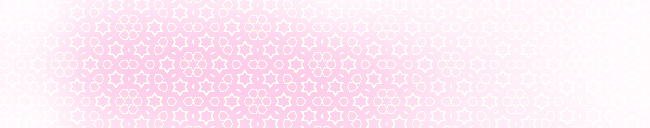
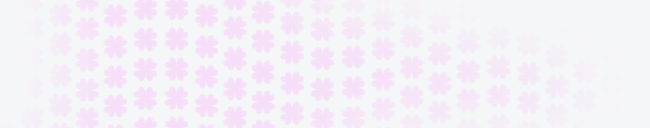
Layer changes from the first 650×128 image to the second:
added layer "Layer 12 copy" above "Layer 12" over (0, 0, 650, 128)
added layer "Layer 12" above "Layer 11" over (0, 0, 650, 128)
moved "Layer 9" into group "Group 1" over (0, 0, 650, 128)
moved "Layer 6" into group "Group 1" over (0, 0, 650, 128)
moved "Layer 2 copy" into group "Group 1" over (0, 0, 650, 128)
